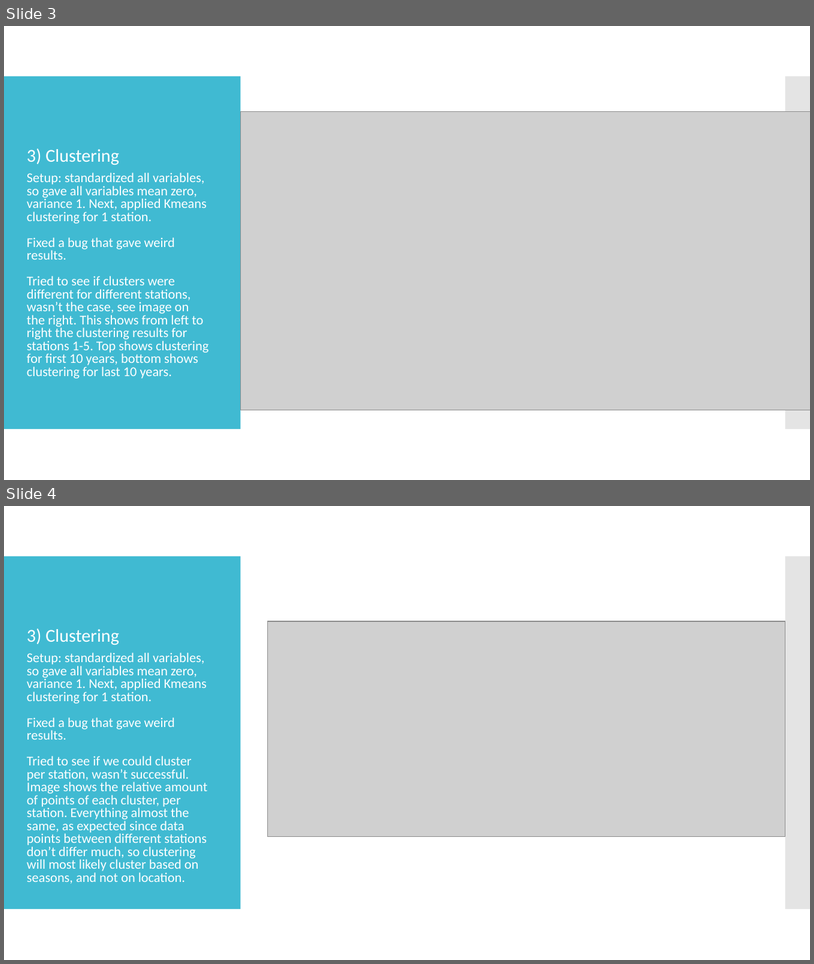
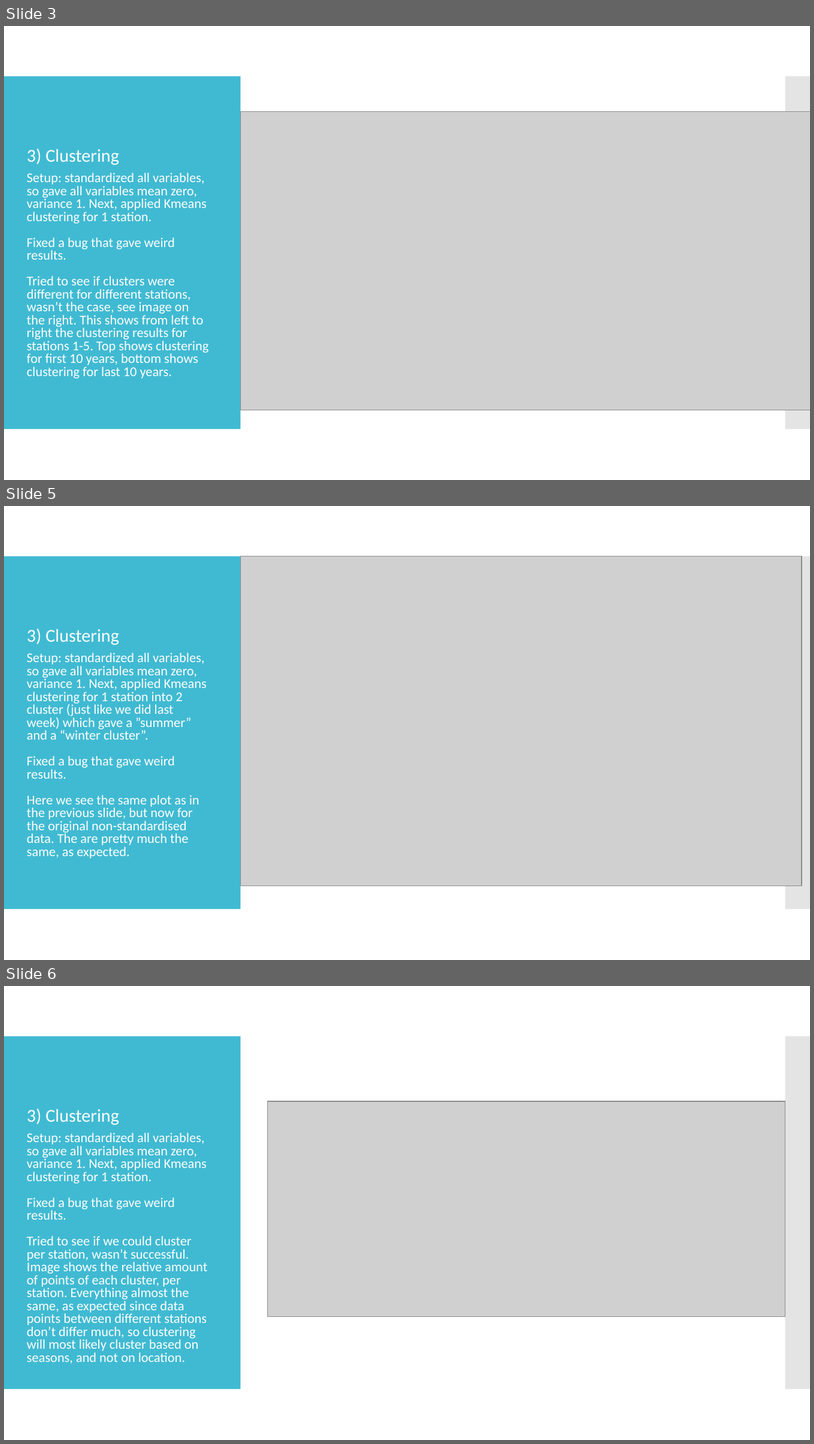
Before and after one commit to Deltares-Climate-Change/Deltares-Climate-Change, a slide deck: Presentations/Climate Change project update week 3.pptx. Shown one above the other, each under a label of ours: slides 3 and 4 before the commit, slides 3, 5 and 6 after it; the slides between them are not shown. The pictures are 814x964 and 814x1444 pixels, drawn with LibreOffice and Linux fonts; fonts in the diff are those of the drawing; grey boxes stand for pictures. Boxes give left, top, right and bottom in pixels: in the first picture for what was removed or moved away, otherwise in the second. Text is boxed around its words. In the diff, an @@ line names an element or a change of style, - is before the commit and + after.

Commit message:
added clustering variable comparison

```diff
--- a/Presentations/Climate Change project update week 3.pptx
+++ b/Presentations/Climate Change project update week 3.pptx
@@ slide 5 added at [4,506,810,960], background #FFFFFF; not listed: 2 template elements that a slide beside it also shows @@
@@ rectangle added at [4,506,810,960], fill #FFFFFF @@
@@ rectangle added at [4,556,240,909], fill #40BAD2 @@
@@ picture added at [240,556,802,885] @@
@@ rectangle added at [786,556,810,909], fill #C8C8C8 at 49% opacity @@
@@ title added at [27,628,119,645], 21.6 pt, text #FFFFFF @@
+3) Clustering
@@ text added at [27,652,207,858], 16 pt, text #FFFFFF @@
+Setup: standardized all variables, so gave all variables mean zero, variance 1. Next, applied Kmeans clustering for 1 station into 2 cluster (just like we did last week) which gave a ”summer” and a “winter cluster”.
+Fixed a bug that gave weird results.
+Here we see the same plot as in the previous slide, but now for the original non-standardised data. The are pretty much the same, as expected.
@@ what was slide 4 is now slide 6 @@
```
Also in this commit, not shown: 1 other slide added.
